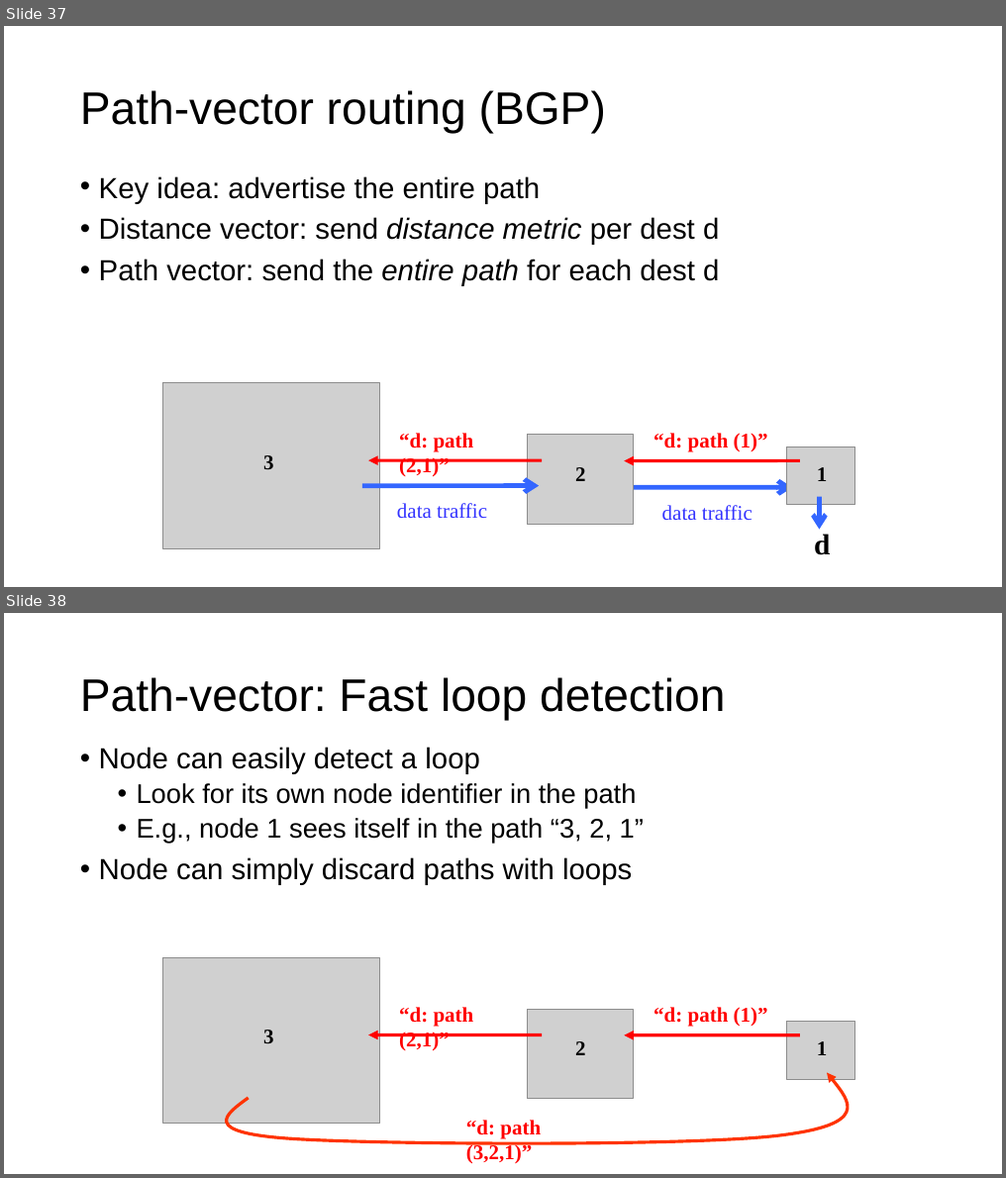
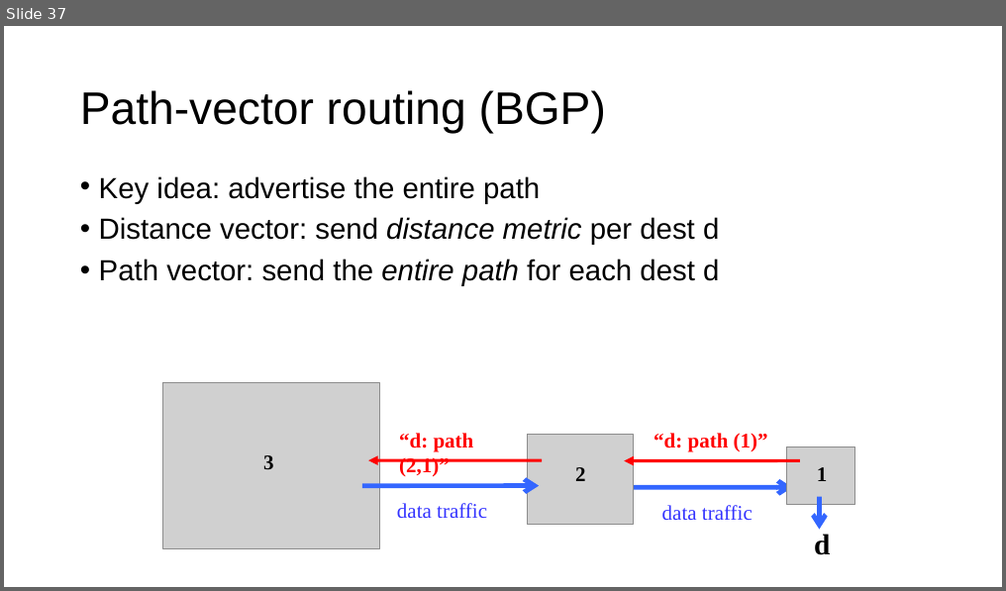
Before and after one commit to ngsrinivas/coursegen, a slide deck: ex/552-S24/staging/552-S24/lectures/12-network-control-plane.pptx. Shown one above the other, each under a label of ours: slides 37 and 38 before the commit, slide 37 after it. The pictures are 1006x1178 and 1006x591 pixels, drawn with LibreOffice and Linux fonts; fonts in the diff are those of the drawing; grey boxes stand for pictures. Boxes give left, top, right and bottom in pixels: in the first picture for what was removed or moved away, otherwise in the second. Text is boxed around its words. In the diff, an @@ line names an element or a change of style, - is before the commit and + after.

```diff
--- a/ex/552-S24/staging/552-S24/lectures/12-network-control-plane.pptx
+++ b/ex/552-S24/staging/552-S24/lectures/12-network-control-plane.pptx
@@ slide 38 removed at box(4, 613, 1002, 1174), background #FFFFFF @@
@@ title removed at box(80, 677, 725, 721) @@
-Path-vector: Fast loop detection
@@ text removed at box(99, 747, 644, 885) @@
-• Node can easily detect a loop
-  • Look for its own node identifier in the path
-  • E.g., node 1 sees itself in the path “3, 2, 1”
-• Node can simply discard paths with loops
@@ picture removed at box(163, 958, 380, 1124) @@
@@ text removed at box(399, 1007, 474, 1051) @@
-“d: path (2,1)”
@@ picture removed at box(528, 1009, 633, 1099) @@
@@ text removed at box(653, 1007, 768, 1027) @@
-“d: path (1)”
@@ picture removed at box(787, 1021, 855, 1079) @@
@@ text removed at box(263, 1030, 274, 1044) @@
-3
@@ arrow removed from (543, 1035) to (368, 1035) @@
@@ text removed at box(575, 1042, 586, 1056) @@
-2
@@ arrow removed from (800, 1035) to (624, 1036) @@
@@ text removed at box(817, 1042, 828, 1056) @@
-1
@@ freeform shape removed at box(201, 1072, 869, 1147) @@
@@ text removed at box(466, 1120, 541, 1164) @@
-“d: path (3,2,1)”
```
Also in this commit, not shown: 8 other slides removed, 3 other files.
